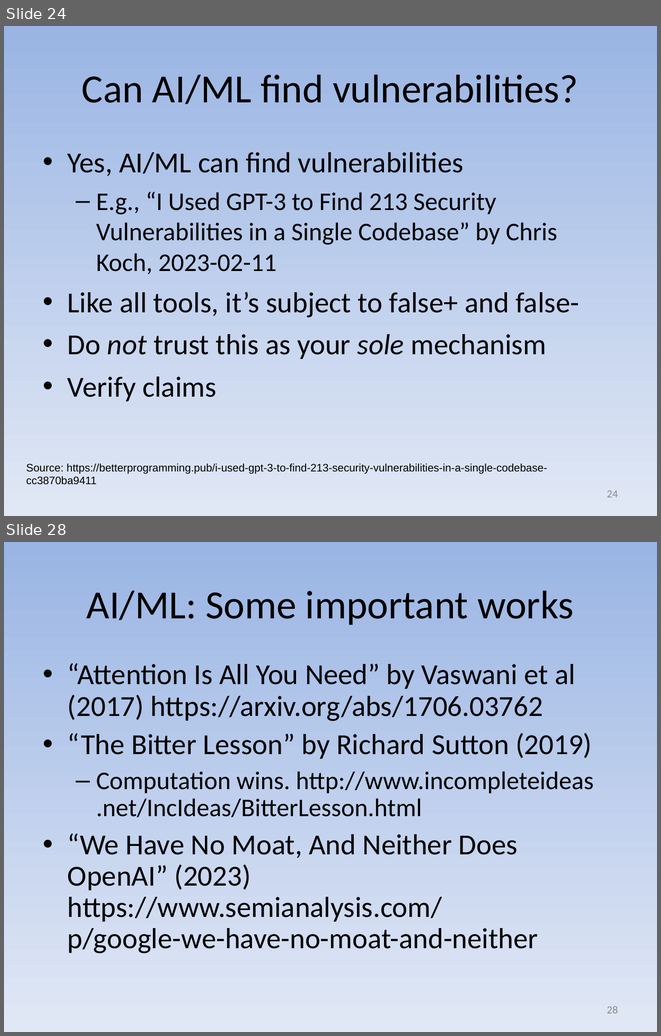
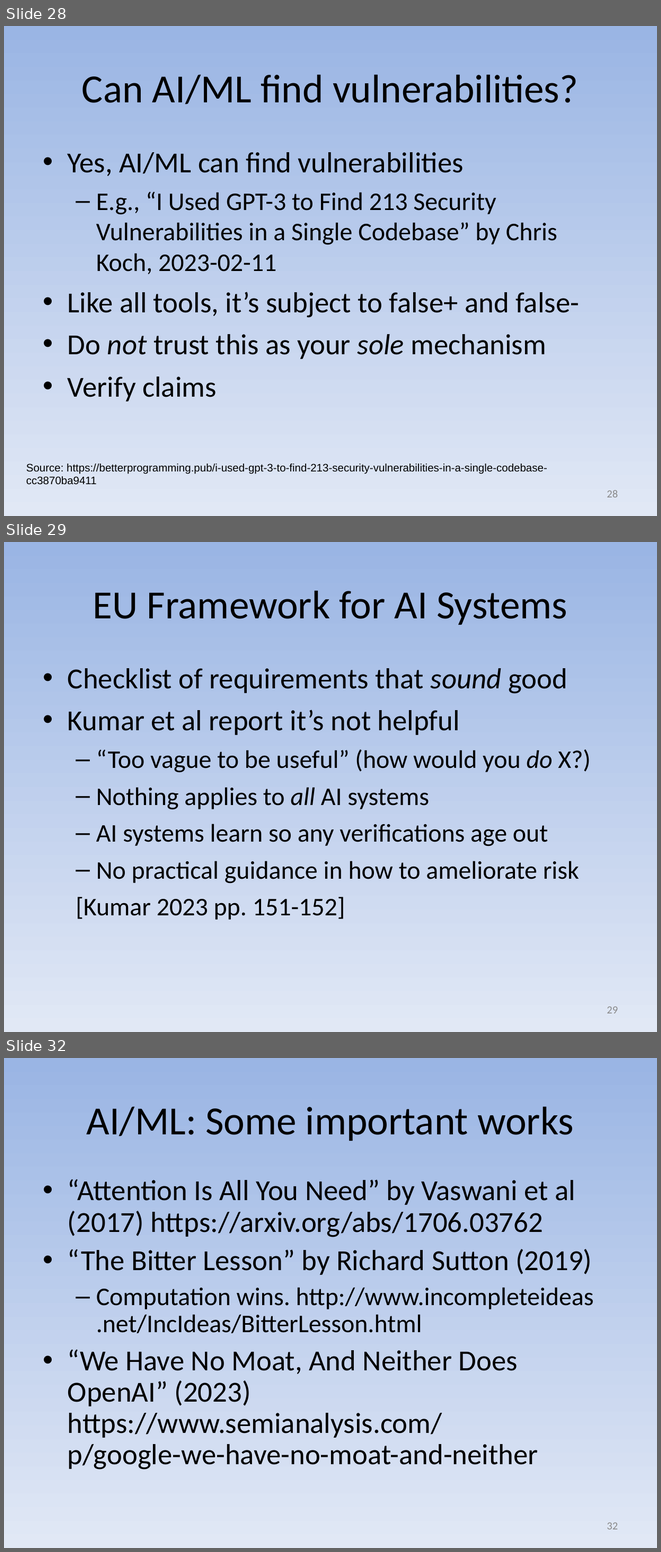
Before and after one commit to david-a-wheeler/david-a-wheeler.github.io, a slide deck: secure-class/presentations/AI-ML-Security.ppt. Shown one above the other, each under a label of ours: slides 24 and 28 before the commit, slides 28, 29 and 32 after it; the slides between them are not shown. The pictures are 661x1036 and 661x1552 pixels, drawn with LibreOffice and Linux fonts; fonts in the diff are those of the drawing. Boxes give left, top, right and bottom in pixels: in the first picture for what was removed or moved away, otherwise in the second. Text is boxed around its words. In the diff, an @@ line names an element or a change of style, - is before the commit and + after.

Commit message:
Update AI-ML-Security.ppt
In particular, add points from Kumar, broaden discussion / context

```diff
--- a/secure-class/presentations/AI-ML-Security.ppt
+++ b/secure-class/presentations/AI-ML-Security.ppt
@@ slide 29 added at (x1=4, y1=542, x2=657, y2=1032), background gradient #9AB5E4 to #E1E8F5 @@
@@ title added at (x1=93, y1=590, x2=567, y2=625), 44 pt, text #000000 @@
+EU Framework for AI Systems
@@ text added at (x1=68, y1=668, x2=591, y2=919), 28 pt, text #000000 @@
+• Checklist of requirements that sound good
+• Kumar et al report it’s not helpful
+  – “Too vague to be useful” (how would you do X?)
+  – Nothing applies to all AI systems
+  – AI systems learn so any verifications age out
+  – No practical guidance in how to ameliorate risk
+  [Kumar 2023 pp. 151-152]
@@ page number added at (x1=607, y1=1006, x2=618, y2=1013), 12 pt, text #898989 @@
+29
@@ what was slide 24 is now slide 28 @@
@@ page number at (x1=607, y1=490, x2=618, y2=497): text changed @@
-24
+28
@@ what was slide 28 is now slide 32 @@
@@ page number at (x1=607, y1=1522, x2=618, y2=1529): text changed @@
-28
+32
```
Also in this commit, not shown: 10 slides changed, 5 other slides added.
